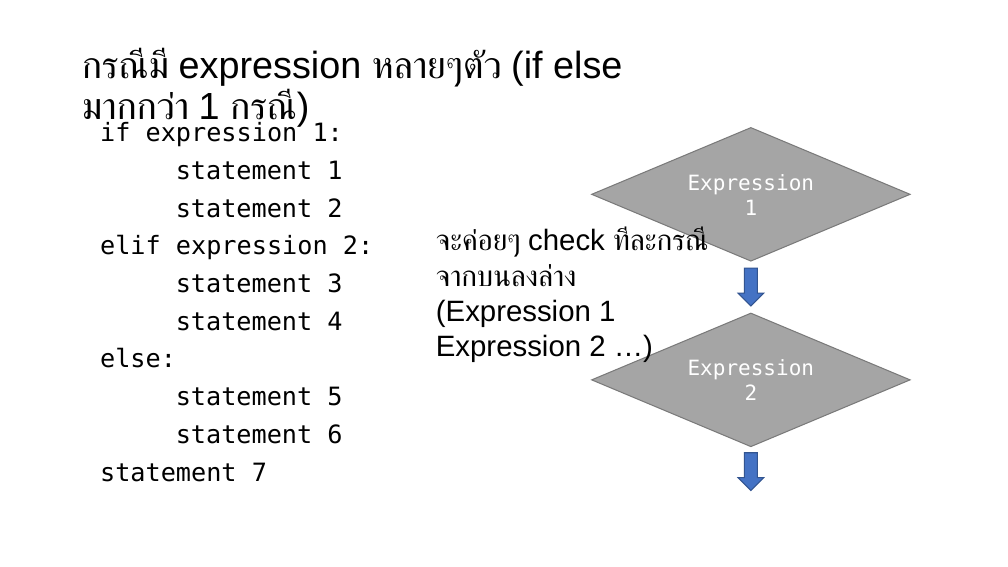
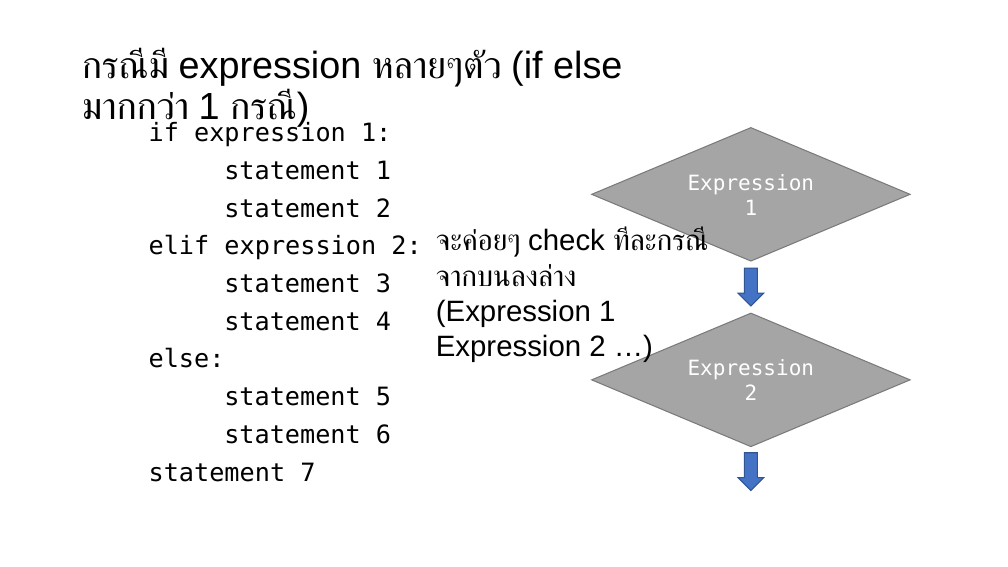
Before and after one commit to Vjumpkung/LetMeTiredPython, a slide deck: slide 9 of slide.pptx. Drawn at 1008x567 pixels with LibreOffice and Linux fonts; fonts in the diff are those of the drawing; background and template pictures are left out. Boxes give left, top, right and bottom in pixels: in the first picture for what was removed or moved away, otherwise in the second. Text is boxed around its words. In the diff, an @@ line names an element or a change of style, - is before the commit and + after.

```diff
--- a/slide.pptx
+++ b/slide.pptx
@@ text "if expression 1:": place and size @@
-text "if expression 1:" at box(100, 122, 373, 482)
+text "if expression 1:" at box(149, 120, 421, 482)
```
Also in this commit, not shown: 1 other slide changed.
